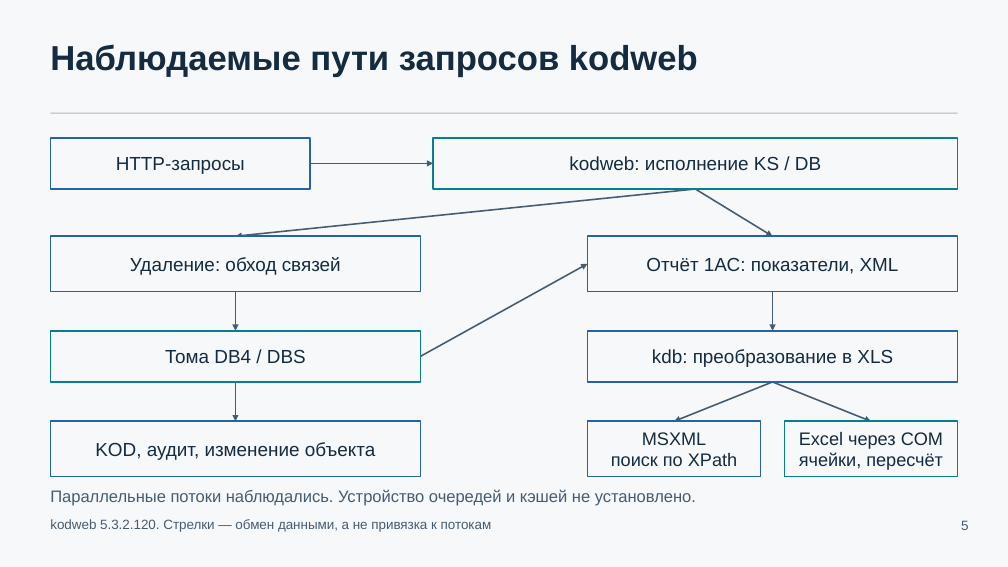
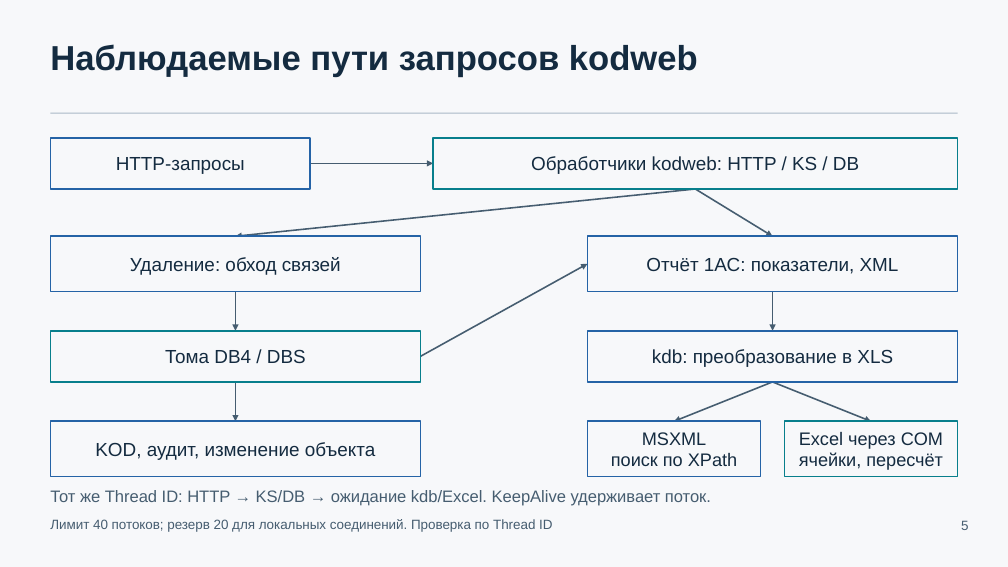
Before and after one commit to Hannabiann/codex-AIs, a slide deck: slide 5 of docs/presentations/codex-AIs-architecture-0.18.pptx. Drawn at 1008x567 pixels with LibreOffice and Linux fonts; fonts in the diff are those of the drawing. Boxes give left, top, right and bottom in pixels: in the first picture for what was removed or moved away, otherwise in the second. Text is boxed around its words. In the diff, an @@ line names an element or a change of style, - is before the commit and + after.

Commit message:
docs: verify shared kodweb HTTP and KS workers by thread ID

```diff
--- a/docs/presentations/codex-AIs-architecture-0.18.pptx
+++ b/docs/presentations/codex-AIs-architecture-0.18.pptx
@@ text in rectangle at (531, 156, 859, 174): text changed @@
-kodweb: исполнение KS / DB
+Обработчики kodweb: HTTP / KS / DB
@@ text at (50, 490, 711, 506): text changed @@
-Параллельные потоки наблюдались. Устройство очередей и кэшей не установлено.
+Тот же Thread ID: HTTP → KS/DB → ожидание kdb/Excel. KeepAlive удерживает поток.
@@ text at (50, 519, 552, 532): text changed @@
-kodweb 5.3.2.120. Стрелки — обмен данными, а не привязка к потокам
+Лимит 40 потоков; резерв 20 для локальных соединений. Проверка по Thread ID
```
Also in this commit, not shown: 1 other slide changed, 7 other files.
